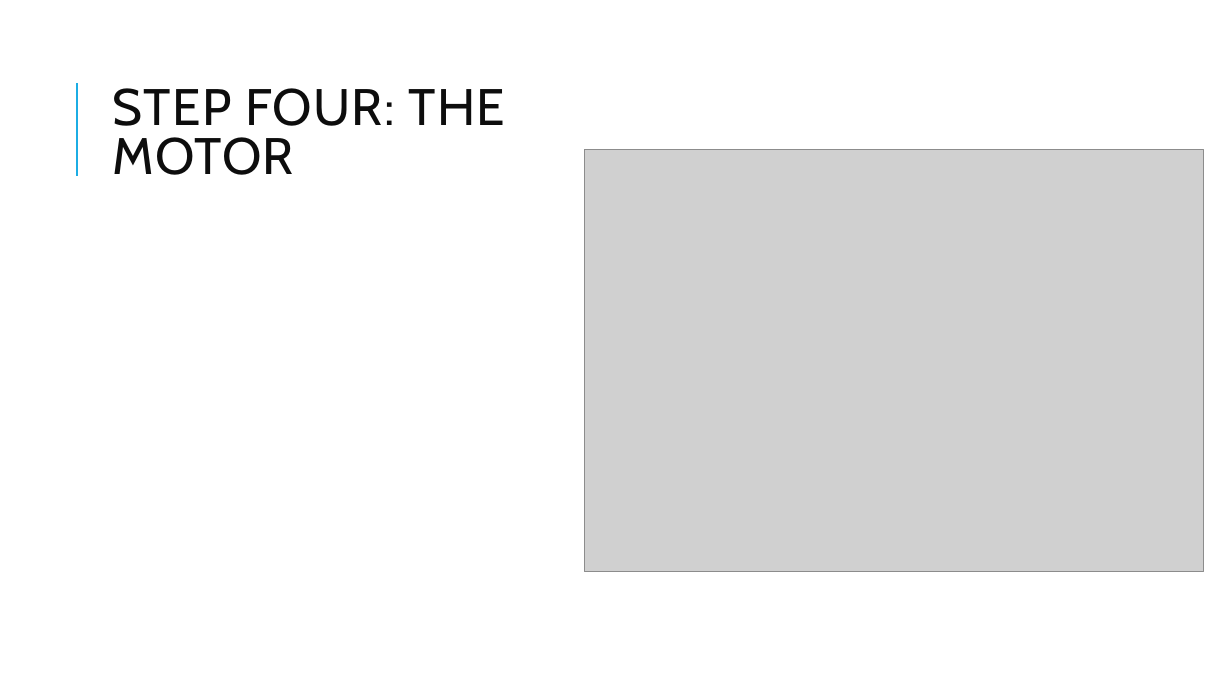
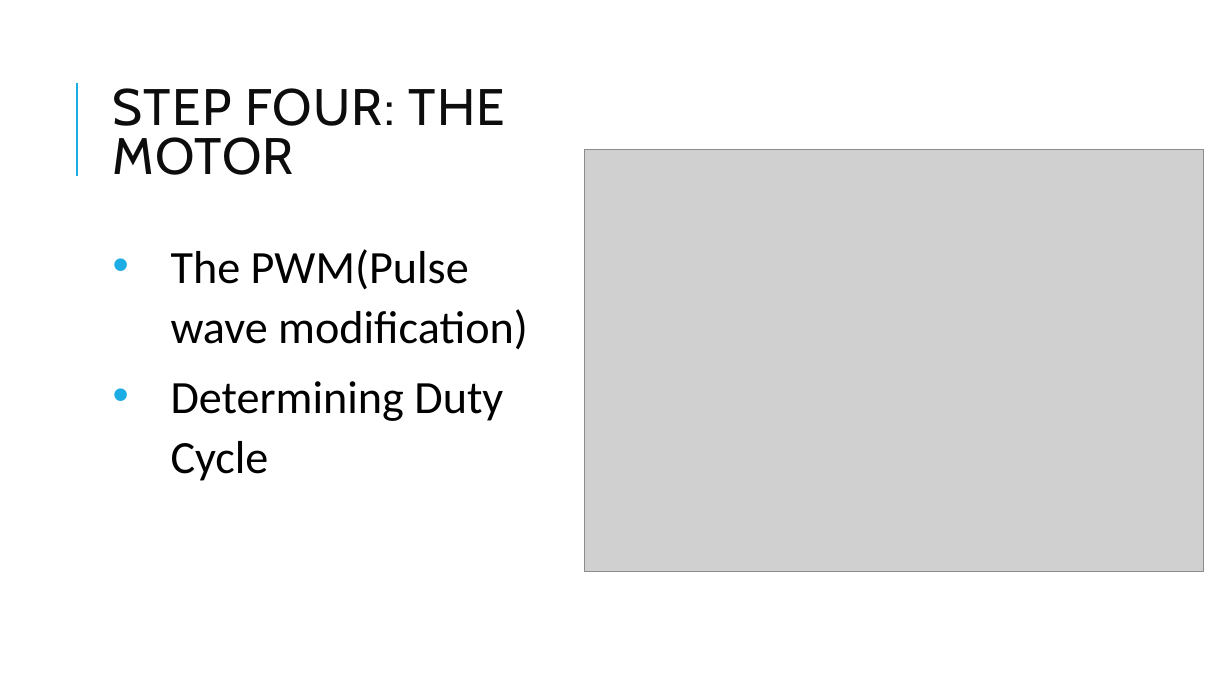
Before and after one commit to jmapjp/EMT2390LStuff, a slide deck: slide 6 of Semester Project/Semester project 2390l.pptx (slide 8 before the commit). Drawn at 1232x693 pixels with LibreOffice and Linux fonts; fonts in the diff are those of the drawing; grey boxes stand for pictures. Boxes give left, top, right and bottom in pixels: in the first picture for what was removed or moved away, otherwise in the second. Text is boxed around its words. In the diff, an @@ line names an element or a change of style, - is before the commit and + after.

```diff
--- a/Semester Project/Semester project 2390l.pptx
+++ b/Semester Project/Semester project 2390l.pptx
@@ text added at (171, 249, 528, 481), 36 pt, text #000000 @@
+• The PWM(Pulse wave modification)
+• Determining Duty Cycle
```
Also in this commit, not shown: 3 other slides changed, 3 slides added, 5 slides removed.
